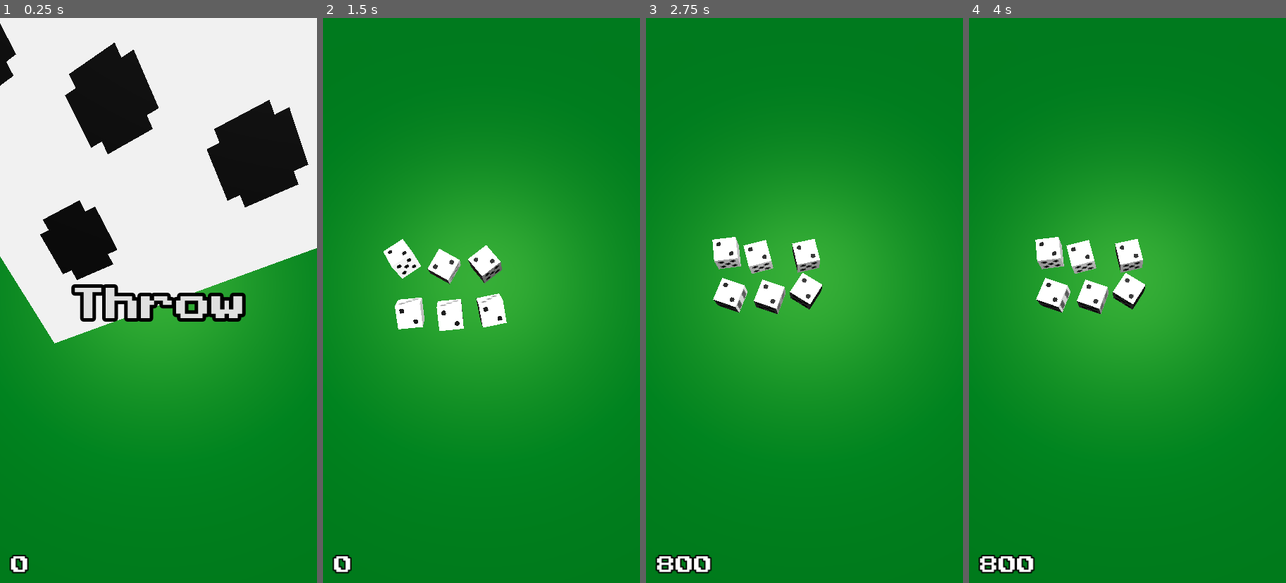
Above: before the commit, frames 1-4 (left to right).
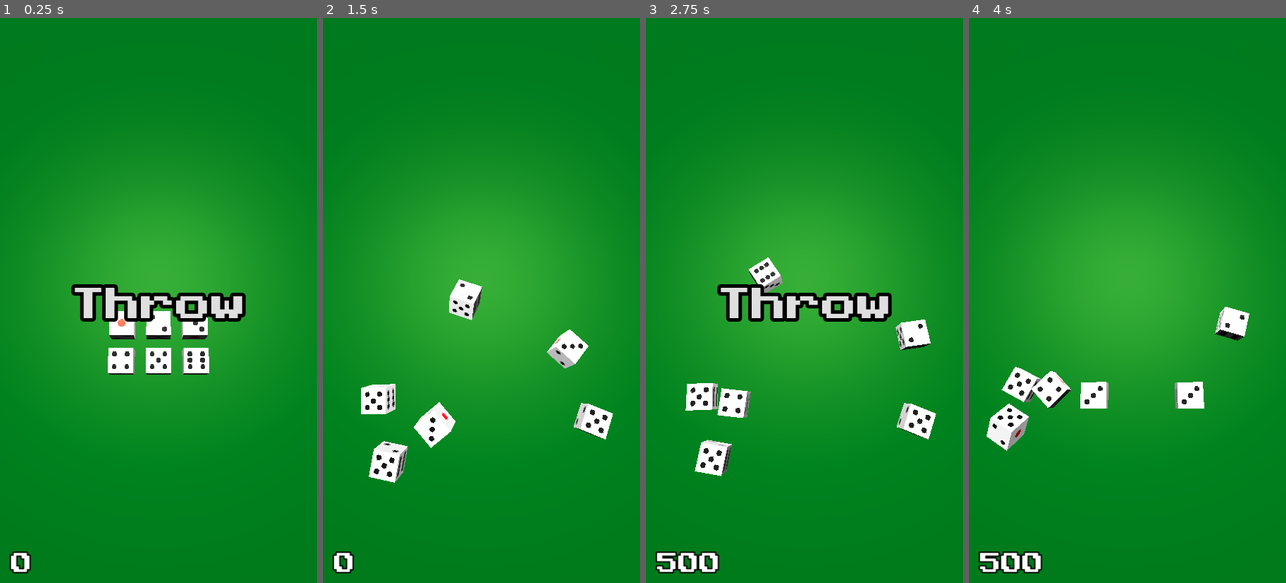
Above: after the commit, the same moments.

Repository: SocratesDz/Dice10K
Game: Godot game, scene res://game.tscn
Two runs of this game, one before a commit and one after it. Both use one fixed random seed, a clock stepped at 60 frames per second and the inputs below.
Inputs (mouse positions are in pixels of both pictures, inside the frame that each line leads up to):
- Up to frame 1 (0.25 s): no input
- Up to frame 2 (1.5 s): click "Throw" at 0.5 s; tap Space (throw) at 1.35 s
- Up to frame 3 (2.75 s): click (804, 300) at 2 s, where only the run before the commit has a clickable "Throw"
- Up to frame 4 (4 s): click (1127, 300) at 2.75 s, where only the run after the commit has a clickable "Throw"; tap Space (throw) at 3.6 s

The runs differ from the first frame. In frame 1, 50% of the frame differs, in the area x 0-100%, y 0-99%; in frame 2, 5.9%; in frame 3, 7.4%; in frame 4, 6.0%.

Commit message:
feat: add win conditions and its animations

Diff:
--- a/game.gd
+++ b/game.gd
@@ -4,16 +4,21 @@
 @onready var floor_body = $Board/Body
 @onready var throw_button = %ThrowButton
 @onready var score_label = %ScoreLabel
+@onready var animation_player: AnimationPlayer = $AnimationPlayer
 
 const IMPULSE_FACTOR = 0.5
 const TORQUE_FACTOR = 0.01
+const WINNING_SCORE = 10000
 
 signal all_dice_stopped
+signal player_wins
+signal player_loses
 
 var stopped_dice = 0
 var dice: Array[Die] = []
 var turn_start = false
 var player_score = 0
+var cpu_score = 0
 
 
 func _ready():
@@ -23,8 +28,7 @@
 
     # Connect dice signals
     for die in dice:
-        if die is Die:
-            die.stopped.connect(_on_die_stopped)
+        die.stopped.connect(_on_die_stopped)
 
     # Complete turn when all dice have stopped
     all_dice_stopped.connect(_complete_turn)
@@ -32,9 +36,22 @@
     # Throw dice when tapping on button
     throw_button.pressed.connect(_throw_dice_action)
 
+    # End game signals
+    player_wins.connect(_show_end_game_ui.bind(true))
+    player_loses.connect(_show_end_game_ui.bind(false))
+
     score_label.text = str(player_score)
 
     turn_start = true
+
+
+func _show_end_game_ui(player_won: bool):
+    animation_player.play(&"end_game")
+    if player_won:
+        animation_player.queue(&"win_text_animation")
+    else:
+        animation_player.queue(&"lose_text_animation")
+    animation_player.queue(&"show_play_again_btn")
 
 
 func _physics_process(_delta: float):
@@ -54,9 +71,7 @@
     stopped_dice = 0
     for die in dice:
         die.thrown = false
-        # Is die thrown being reset to true?
-        # Should I disconnect the signal?
-        # die.body_entered.disconnect(_on_die_collided.bind(die))
+        # Is die.thrown being set to true after this?
 
 
 func _hide_throw_button():
@@ -70,8 +85,13 @@
 func _complete_turn():
     player_score += calculate_score()
     score_label.text = str(player_score)
-    _show_throw_button()
-    turn_start = true
+    if player_score >= WINNING_SCORE:
+        player_wins.emit()
+    elif cpu_score >= WINNING_SCORE:
+        player_loses.emit()
+    else:
+        _show_throw_button()
+        turn_start = true
 
 
 func _throw_dice():
@@ -94,6 +114,8 @@
 
 func _on_die_stopped():
     stopped_dice += 1
+    # Keep a reference to the node so the die is unique.
+    # It seems I'm getting more than one signal emission.
     if stopped_dice >= dice.size():
         all_dice_stopped.emit()
 
--- a/game.tscn
+++ b/game.tscn
@@ -35,6 +35,265 @@
 ambient_light_color = Color(0.171875, 0.171875, 0.171875, 1)
 tonemap_mode = 3
 
+[sub_resource type="Animation" id="Animation_v6i5x"]
+resource_name = "end_game"
+length = 0.5
+tracks/0/type = "value"
+tracks/0/imported = false
+tracks/0/enabled = true
+tracks/0/path = NodePath("GameEndPanel:modulate")
+tracks/0/interp = 1
+tracks/0/loop_wrap = true
+tracks/0/keys = {
+"times": PackedFloat32Array(0, 0.5),
+"transitions": PackedFloat32Array(1, 1),
+"update": 0,
+"values": [Color(1, 1, 1, 0), Color(1, 1, 1, 1)]
+}
+tracks/1/type = "value"
+tracks/1/imported = false
+tracks/1/enabled = true
+tracks/1/path = NodePath("%GameEndPanel:visible")
+tracks/1/interp = 1
+tracks/1/loop_wrap = true
+tracks/1/keys = {
+"times": PackedFloat32Array(0),
+"transitions": PackedFloat32Array(1),
+"update": 1,
+"values": [true]
+}
+
+[sub_resource type="Animation" id="Animation_6nmcb"]
+length = 0.001
+tracks/0/type = "value"
+tracks/0/imported = false
+tracks/0/enabled = true
+tracks/0/path = NodePath("GameEndPanel:modulate")
+tracks/0/interp = 1
+tracks/0/loop_wrap = true
+tracks/0/keys = {
+"times": PackedFloat32Array(0),
+"transitions": PackedFloat32Array(1),
+"update": 0,
+"values": [Color(1, 1, 1, 0)]
+}
+tracks/1/type = "value"
+tracks/1/imported = false
+tracks/1/enabled = true
+tracks/1/path = NodePath("GameEndPanel/WinLabel:position")
+tracks/1/interp = 1
+tracks/1/loop_wrap = true
+tracks/1/keys = {
+"times": PackedFloat32Array(0),
+"transitions": PackedFloat32Array(1),
+"update": 0,
+"values": [Vector2(104, 616)]
+}
+tracks/2/type = "value"
+tracks/2/imported = false
+tracks/2/enabled = true
+tracks/2/path = NodePath("GameEndPanel/WinLabel:modulate")
+tracks/2/interp = 1
+tracks/2/loop_wrap = true
+tracks/2/keys = {
+"times": PackedFloat32Array(0),
+"transitions": PackedFloat32Array(1),
+"update": 0,
+"values": [Color(1, 1, 1, 1)]
+}
+tracks/3/type = "value"
+tracks/3/imported = false
+tracks/3/enabled = true
+tracks/3/path = NodePath("GameEndPanel/PlayAgainButton:modulate")
+tracks/3/interp = 1
+tracks/3/loop_wrap = true
+tracks/3/keys = {
+"times": PackedFloat32Array(0),
+"transitions": PackedFloat32Array(1),
+"update": 0,
+"values": [Color(1, 1, 1, 1)]
+}
+tracks/4/type = "value"
+tracks/4/imported = false
+tracks/4/enabled = true
+tracks/4/path = NodePath("%LoseLabel:position")
+tracks/4/interp = 1
+tracks/4/loop_wrap = true
+tracks/4/keys = {
+"times": PackedFloat32Array(0),
+"transitions": PackedFloat32Array(1),
+"update": 0,
+"values": [Vector2(104, 608)]
+}
+tracks/5/type = "value"
+tracks/5/imported = false
+tracks/5/enabled = true
+tracks/5/path = NodePath("%LoseLabel:modulate")
+tracks/5/interp = 1
+tracks/5/loop_wrap = true
+tracks/5/keys = {
+"times": PackedFloat32Array(0),
+"transitions": PackedFloat32Array(1),
+"update": 0,
+"values": [Color(1, 1, 1, 1)]
+}
+tracks/6/type = "value"
+tracks/6/imported = false
+tracks/6/enabled = true
+tracks/6/path = NodePath("%GameEndPanel:visible")
+tracks/6/interp = 1
+tracks/6/loop_wrap = true
+tracks/6/keys = {
+"times": PackedFloat32Array(0),
+"transitions": PackedFloat32Array(1),
+"update": 1,
+"values": [false]
+}
+tracks/7/type = "value"
+tracks/7/imported = false
+tracks/7/enabled = true
+tracks/7/path = NodePath("%WinLabel:visible")
+tracks/7/interp = 1
+tracks/7/loop_wrap = true
+tracks/7/keys = {
+"times": PackedFloat32Array(0),
+"transitions": PackedFloat32Array(1),
+"update": 1,
+"values": [false]
+}
+tracks/8/type = "value"
+tracks/8/imported = false
+tracks/8/enabled = true
+tracks/8/path = NodePath("%PlayAgainButton:visible")
+tracks/8/interp = 1
+tracks/8/loop_wrap = true
+tracks/8/keys = {
+"times": PackedFloat32Array(0),
+"transitions": PackedFloat32Array(1),
+"update": 1,
+"values": [false]
+}
+
+[sub_resource type="Animation" id="Animation_3tojp"]
+resource_name = "win_text_animation"
+length = 0.5
+tracks/0/type = "value"
+tracks/0/imported = false
+tracks/0/enabled = true
+tracks/0/path = NodePath("GameEndPanel/WinLabel:position")
+tracks/0/interp = 1
+tracks/0/loop_wrap = true
+tracks/0/keys = {
+"times": PackedFloat32Array(0, 0.5),
+"transitions": PackedFloat32Array(0.615573, 0.615573),
+"update": 0,
+"values": [Vector2(104, 648), Vector2(104, 608)]
+}
+tracks/1/type = "value"
+tracks/1/imported = false
+tracks/1/enabled = true
+tracks/1/path = NodePath("GameEndPanel/WinLabel:modulate")
+tracks/1/interp = 1
+tracks/1/loop_wrap = true
+tracks/1/keys = {
+"times": PackedFloat32Array(0, 0.5),
+"transitions": PackedFloat32Array(1, 1),
+"update": 0,
+"values": [Color(1, 1, 1, 0), Color(1, 1, 1, 1)]
+}
+tracks/2/type = "value"
+tracks/2/imported = false
+tracks/2/enabled = true
+tracks/2/path = NodePath("%WinLabel:visible")
+tracks/2/interp = 1
+tracks/2/loop_wrap = true
+tracks/2/keys = {
+"times": PackedFloat32Array(0),
+"transitions": PackedFloat32Array(1),
+"update": 1,
+"values": [true]
+}
+
+[sub_resource type="Animation" id="Animation_pb17a"]
+resource_name = "show_play_again_btn"
+length = 0.5
+tracks/0/type = "value"
+tracks/0/imported = false
+tracks/0/enabled = true
+tracks/0/path = NodePath("GameEndPanel/PlayAgainButton:modulate")
+tracks/0/interp = 1
+tracks/0/loop_wrap = true
+tracks/0/keys = {
+"times": PackedFloat32Array(0, 0.5),
+"transitions": PackedFloat32Array(1, 1),
+"update": 0,
+"values": [Color(1, 1, 1, 0), Color(1, 1, 1, 1)]
+}
+tracks/1/type = "value"
+tracks/1/imported = false
+tracks/1/enabled = true
+tracks/1/path = NodePath("%PlayAgainButton:visible")
+tracks/1/interp = 1
+tracks/1/loop_wrap = true
+tracks/1/keys = {
+"times": PackedFloat32Array(0),
+"transitions": PackedFloat32Array(1),
+"update": 1,
+"values": [true]
+}
+
+[sub_resource type="Animation" id="Animation_6yxkk"]
+resource_name = "lose_text_animation"
+length = 0.5
+tracks/0/type = "value"
+tracks/0/imported = false
+tracks/0/enabled = true
+tracks/0/path = NodePath("%LoseLabel:position")
+tracks/0/interp = 1
+tracks/0/loop_wrap = true
+tracks/0/keys = {
+"times": PackedFloat32Array(0, 0.5),
+"transitions": PackedFloat32Array(0.615573, 0.615573),
+"update": 0,
+"values": [Vector2(104, 580), Vector2(104, 608)]
+}
+tracks/1/type = "value"
+tracks/1/imported = false
+tracks/1/enabled = true
+tracks/1/path = NodePath("%LoseLabel:modulate")
+tracks/1/interp = 1
+tracks/1/loop_wrap = true
+tracks/1/keys = {
+"times": PackedFloat32Array(0, 0.5),
+"transitions": PackedFloat32Array(1, 1),
+"update": 0,
+"values": [Color(1, 1, 1, 0), Color(1, 1, 1, 1)]
+}
+tracks/2/type = "value"
+tracks/2/imported = false
+tracks/2/enabled = true
+tracks/2/path = NodePath("%LoseLabel:visible")
+tracks/2/interp = 1
+tracks/2/loop_wrap = true
+tracks/2/keys = {
+"times": PackedFloat32Array(0),
+"transitions": PackedFloat32Array(1),
+"update": 1,
+"values": [true]
+}
+
+[sub_resource type="AnimationLibrary" id="AnimationLibrary_tjxnp"]
+_data = {
+"RESET": SubResource("Animation_6nmcb"),
+"end_game": SubResource("Animation_v6i5x"),
+"lose_text_animation": SubResource("Animation_6yxkk"),
+"show_play_again_btn": SubResource("Animation_pb17a"),
+"win_text_animation": SubResource("Animation_3tojp")
+}
+
+[sub_resource type="StyleBoxFlat" id="StyleBoxFlat_spo8o"]
+bg_color = Color(0.164706, 0.164706, 0.164706, 0.835294)
+
 [node name="Game" type="Node3D"]
 script = ExtResource("1_p874v")
 
@@ -54,22 +313,22 @@
 [node name="Dice" type="Node3D" parent="."]
 
 [node name="Die1" parent="Dice" instance=ExtResource("2_82f15")]
-transform = Transform3D(0.875, -0.216506, 0.433013, 0.433013, 0.75, -0.5, -0.216506, 0.625, 0.75, 0, 2.62014, 0)
+transform = Transform3D(1, 0, 0, 0, -4.37114e-08, -1, 0, 1, -4.37114e-08, 0, 0.085, 0)
 
 [node name="Die2" parent="Dice" instance=ExtResource("2_82f15")]
-transform = Transform3D(0.875, -0.216506, 0.433013, 0.433013, 0.75, -0.5, -0.216506, 0.625, 0.75, -0.257939, 2.62014, 0)
+transform = Transform3D(-4.37114e-08, -1, 0, -1, 4.37114e-08, 8.74228e-08, -8.74228e-08, 3.82137e-15, -1, -0.24, 0.085, 0)
 
 [node name="Die3" parent="Dice" instance=ExtResource("2_82f15")]
-transform = Transform3D(0.875, -0.216506, 0.433013, 0.433013, 0.75, -0.5, -0.216506, 0.625, 0.75, 0.267304, 2.62014, 0)
+transform = Transform3D(-4.37114e-08, -8.74228e-08, -1, 0, -1, 8.74228e-08, -1, 3.82137e-15, 4.37114e-08, 0.24, 0.085, 0)
 
 [node name="Die4" parent="Dice" instance=ExtResource("2_82f15")]
-transform = Transform3D(0.875, -0.216506, 0.433013, 0.433013, 0.75, -0.5, -0.216506, 0.625, 0.75, 0, 2.62014, 0.328751)
+transform = Transform3D(1, 0, 0, 0, 1, 0, 0, 0, 1, 0, 0.085, 0.24)
 
 [node name="Die5" parent="Dice" instance=ExtResource("2_82f15")]
-transform = Transform3D(0.875, -0.216506, 0.433013, 0.433013, 0.75, -0.5, -0.216506, 0.625, 0.75, -0.269491, 2.62014, 0.317605)
+transform = Transform3D(1, 0, 0, 0, -4.37114e-08, 1, 0, -1, -4.37114e-08, -0.24, 0.085, 0.24)
 
 [node name="Die6" parent="Dice" instance=ExtResource("2_82f15")]
-transform = Transform3D(0.875, -0.216506, 0.433013, 0.433013, 0.75, -0.5, -0.216506, 0.625, 0.75, 0.277925, 2.62014, 0.301308)
+transform = Transform3D(-4.37114e-08, -1, 0, 1, -4.37114e-08, 0, 0, 0, 1, 0.24, 0.085, 0.24)
 
 [node name="ThrowPoint" type="Marker3D" parent="."]
 transform = Transform3D(1, 0, 0, 0, 1, 0, 0, 0, 1, 0, 1.56594, 1.11842)
@@ -122,6 +381,12 @@
 [node name="AudioStreamPlayer" type="AudioStreamPlayer" parent="."]
 stream = ExtResource("4_m1fk6")
 autoplay = true
+
+[node name="AnimationPlayer" type="AnimationPlayer" parent="."]
+root_node = NodePath("../Control")
+libraries = {
+"": SubResource("AnimationLibrary_tjxnp")
+}
 
 [node name="Control" type="Control" parent="."]
 layout_mode = 3
@@ -170,5 +435,83 @@
 theme = ExtResource("5_r7qh3")
 theme_override_colors/font_outline_color = Color(0, 0, 0, 1)
 theme_override_constants/outline_size = 12
-theme_override_font_sizes/font_size = 42
+theme_override_font_sizes/font_size = 48
 text = "0"
+
+[node name="GameEndPanel" type="Panel" parent="Control"]
+unique_name_in_owner = true
+visible = false
+modulate = Color(1, 1, 1, 0)
+layout_mode = 1
+anchors_preset = 15
+anchor_right = 1.0
+anchor_bottom = 1.0
+grow_horizontal = 2
+grow_vertical = 2
+theme_override_styles/panel = SubResource("StyleBoxFlat_spo8o")
+
+[node name="WinLabel" type="Label" parent="Control/GameEndPanel"]
+unique_name_in_owner = true
+visible = false
+layout_mode = 1
+anchors_preset = 8
+anchor_left = 0.5
+anchor_top = 0.5
+anchor_right = 0.5
+anchor_bottom = 0.5
+offset_left = -256.0
+offset_top = -24.0
+offset_right = 256.0
+offset_bottom = 40.0
+grow_horizontal = 2
+grow_vertical = 2
+theme = ExtResource("5_r7qh3")
+theme_override_colors/font_outline_color = Color(0, 0, 0, 1)
+theme_override_constants/outline_size = 24
+theme_override_font_sizes/font_size = 64
+text = "You win!"
+uppercase = true
+
+[node name="LoseLabel" type="Label" parent="Control/GameEndPanel"]
+unique_name_in_owner = true
+visible = false
+layout_mode = 1
+anchors_preset = 8
+anchor_left = 0.5
+anchor_top = 0.5
+anchor_right = 0.5
+anchor_bottom = 0.5
+offset_left = -256.0
+offset_top = -32.0
+offset_right = 256.0
+offset_bottom = 32.0
+grow_horizontal = 2
+grow_vertical = 2
+theme = ExtResource("5_r7qh3")
+theme_override_colors/font_outline_color = Color(0, 0, 0, 1)
+theme_override_constants/outline_size = 24
+theme_override_font_sizes/font_size = 64
+text = "You lose"
+uppercase = true
+
+[node name="PlayAgainButton" type="Button" parent="Control/GameEndPanel"]
+unique_name_in_owner = true
+visible = false
+layout_mode = 1
+anchors_preset = -1
+anchor_left = 0.216667
+anchor_top = 0.605
+anchor_right = 0.783333
+anchor_bottom = 0.63
+offset_top = -0.400024
+offset_bottom = -0.400085
+grow_horizontal = 2
+grow_vertical = 0
+focus_mode = 0
+theme = ExtResource("5_r7qh3")
+theme_override_colors/font_outline_color = Color(0, 0, 0, 1)
+theme_override_constants/outline_size = 12
+theme_override_font_sizes/font_size = 24
+text = "Play again"
+flat = true
+metadata/_edit_use_anchors_ = true
Not shown: 1 places in game.tscn that only renumber resources
